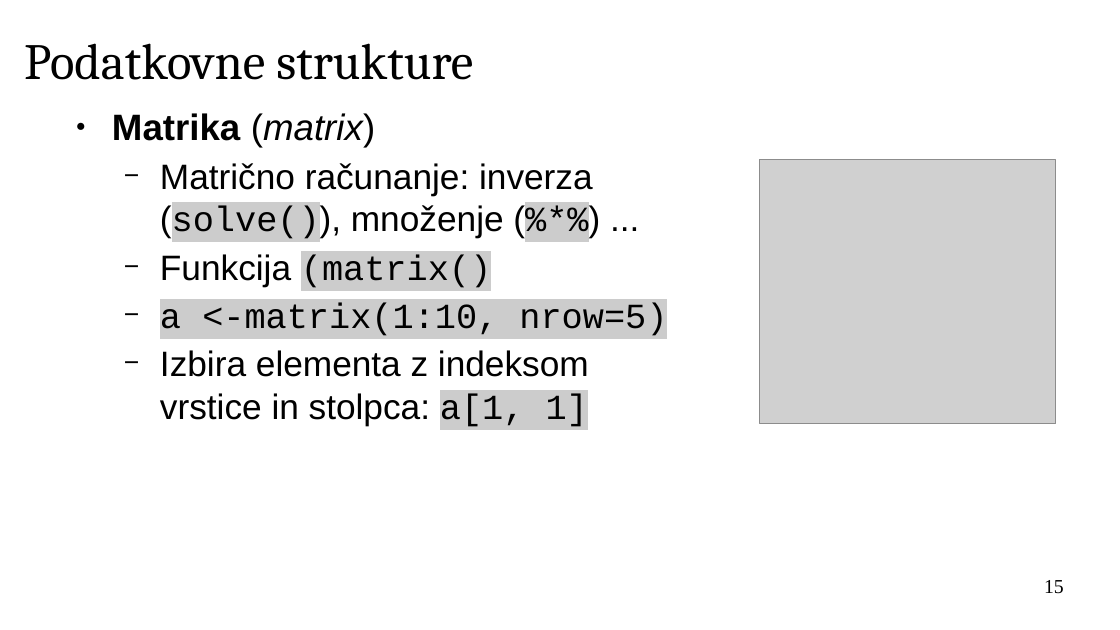
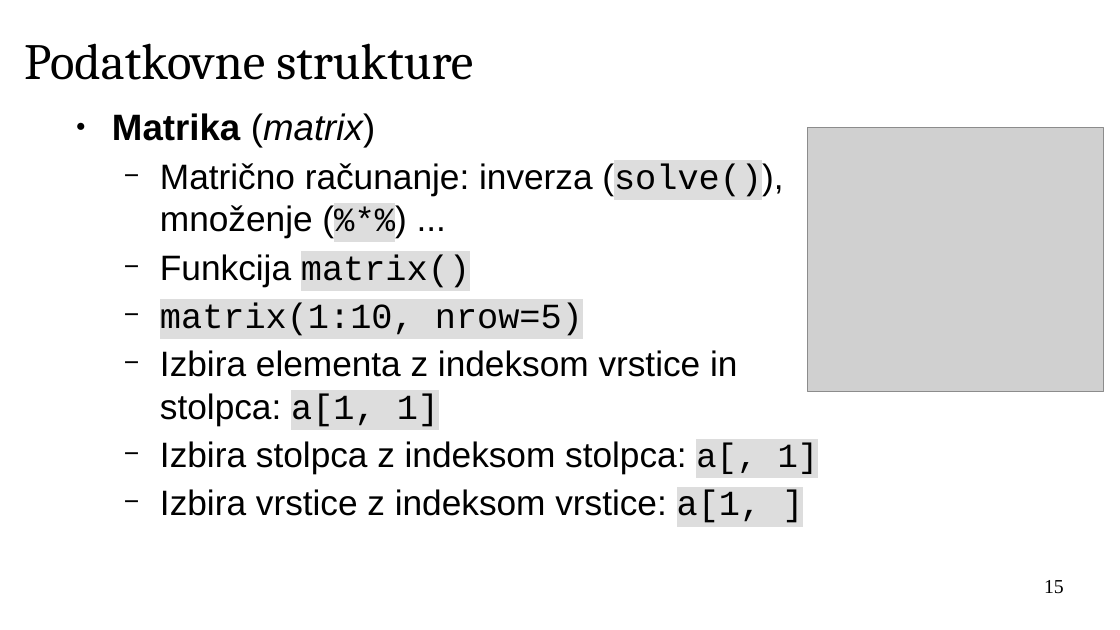
Before and after one commit to janaobsteter/R_tecaj, a slide deck: slide 15 of IT_Rtecaj.odp. Drawn at 1120x630 pixels with LibreOffice and Linux fonts; fonts in the diff are those of the drawing; grey boxes stand for pictures; background and template pictures are left out. Boxes give left, top, right and bottom in pixels: in the first picture for what was removed or moved away, otherwise in the second. Text is boxed around its words. In the diff, an @@ line names an element or a change of style, - is before the commit and + after.

```diff
--- a/IT_Rtecaj.odp
+++ b/IT_Rtecaj.odp
@@ picture moved from (x1=760, y1=160, x2=1056, y2=424) to (x1=808, y1=128, x2=1104, y2=392) @@
@@ text at (x1=160, y1=163, x2=783, y2=427): size 25 to 24 pt in "(%*%)"; highlight #CCCCCC to #DDDDDD in "(solve()), (%*%)", "a[1, 1]" @@
@@ text at (x1=160, y1=254, x2=583, y2=336): text changed @@
-  − Funkcija (matrix()
-  − a <-matrix(1:10, nrow=5)
+  − Funkcija matrix()
+  − matrix(1:10, nrow=5)
@@ text at (x1=160, y1=441, x2=819, y2=523): paragraphs added @@
+  − Izbira stolpca z indeksom stolpca: a[, 1]
+  − Izbira vrstice z indeksom vrstice: a[1, ]
```
Also in this commit, not shown: 19 other slides changed, 14 slides added, 1 other file.
